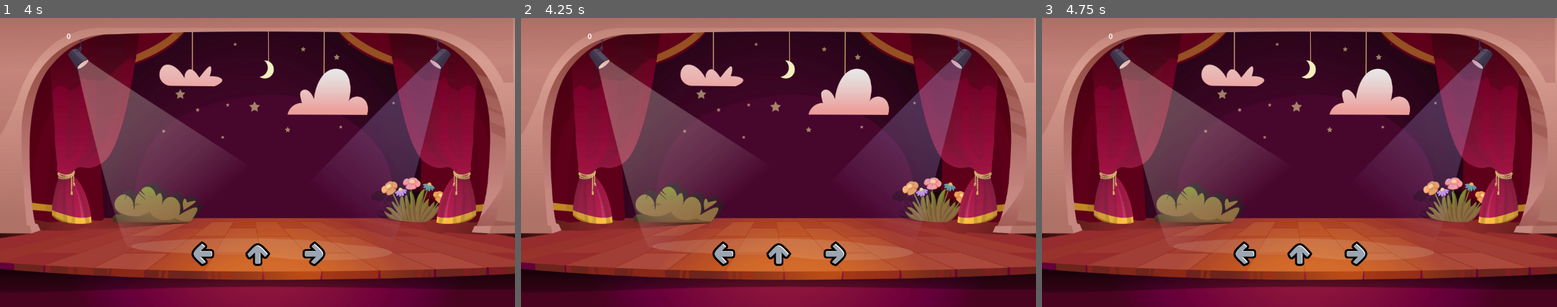
Above: before the commit, frames 1-3 (left to right).
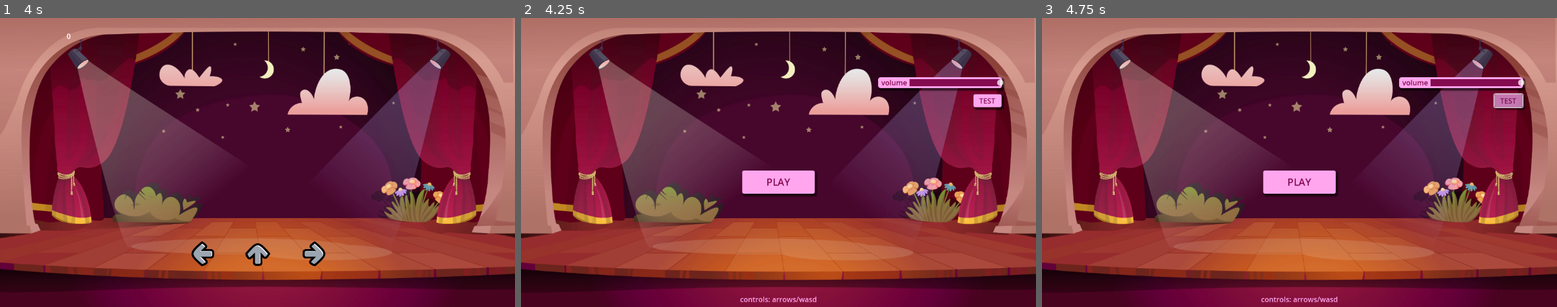
Above: after the commit, the same moments.

Repository: BettiFei/InfoPraktikum25-V2
Game: Godot game, scene res://scenes/game.tscn
Same seed, same stepped clock (60 frames per second), same inputs: the game is played once before the commit and once after it. Before the commit the project has no main scene; this scene is started directly in both runs. Sound files missing from this copy of the repository are replaced by a short silence.
Inputs (mouse positions are in pixels of both pictures, inside the frame that each line leads up to):
- Up to frame 1 (4 s): tap Enter at 0.5, 2, 3.5 s; tap Space at 1.25, 2.75 s
- Up to frame 2 (4.25 s): tap Escape (escape) at 4.15 s
- Up to frame 3 (4.75 s): click (1510, 101) at 4.25 s, where only the run after the commit has a clickable "TEST"

Frame 1 is identical in both runs. In frame 2, 4.1% of the frame differs, in the area x 1-100%, y 4-99%; in frame 3, 4.1%.

Commit message:
Playable Game - Basic Setup

Diff:
--- a/rhythmgame-v2/project.godot
+++ b/rhythmgame-v2/project.godot
@@ -11,6 +11,7 @@
 [application]
 
 config/name="RhythmGame-V2"
+run/main_scene="uid://drhde16aclh5i"
 config/features=PackedStringArray("4.4", "Forward Plus")
 config/icon="res://icon.svg"
 
--- /dev/null
+++ b/rhythmgame-v2/scenes/end.tscn
@@ -0,0 +1,218 @@
+[gd_scene load_steps=7 format=3 uid="uid://inlncditxf6n"]
+
+[ext_resource type="Script" uid="uid://ywoi03kofl70" path="res://scripts/end.gd" id="1_3d26k"]
+[ext_resource type="Texture2D" uid="uid://c46n0lt7gau6j" path="res://assets/background_stage.png" id="1_mwn6m"]
+
+[sub_resource type="StyleBoxFlat" id="StyleBoxFlat_3d26k"]
+bg_color = Color(0.521569, 0.0431373, 0.313726, 1)
+corner_radius_top_left = 6
+corner_radius_top_right = 6
+corner_radius_bottom_right = 6
+corner_radius_bottom_left = 6
+shadow_size = 4
+shadow_offset = Vector2(3.045, 3.78)
+
+[sub_resource type="StyleBoxFlat" id="StyleBoxFlat_p7m4f"]
+bg_color = Color(1, 0.65098, 0.937255, 0.717647)
+corner_radius_top_left = 4
+corner_radius_top_right = 4
+corner_radius_bottom_right = 4
+corner_radius_bottom_left = 4
+shadow_size = 4
+shadow_offset = Vector2(3.045, 3.78)
+
+[sub_resource type="StyleBoxFlat" id="StyleBoxFlat_bvfni"]
+bg_color = Color(0.410398, 0.0246016, 0.243917, 1)
+corner_radius_top_left = 4
+corner_radius_top_right = 4
+corner_radius_bottom_right = 4
+corner_radius_bottom_left = 4
+shadow_size = 4
+shadow_offset = Vector2(3.045, 3.78)
+
+[sub_resource type="StyleBoxFlat" id="StyleBoxFlat_s4tl2"]
+bg_color = Color(1, 0.65098, 0.937255, 1)
+corner_radius_top_left = 4
+corner_radius_top_right = 4
+corner_radius_bottom_right = 4
+corner_radius_bottom_left = 4
+shadow_size = 4
+shadow_offset = Vector2(3.045, 3.78)
+
+[node name="End" type="Node2D"]
+script = ExtResource("1_3d26k")
+
+[node name="Background" type="Sprite2D" parent="."]
+scale = Vector2(0.747, 0.747)
+texture = ExtResource("1_mwn6m")
+centered = false
+
+[node name="Control" type="Control" parent="."]
+layout_mode = 3
+anchors_preset = 8
+anchor_left = 0.5
+anchor_top = 0.5
+anchor_right = 0.5
+anchor_bottom = 0.5
+offset_top = -44.0
+offset_bottom = -44.0
+grow_horizontal = 2
+grow_vertical = 2
+pivot_offset = Vector2(458, 269)
+
+[node name="PanelContainer" type="PanelContainer" parent="Control"]
+offset_left = 458.0
+offset_top = 269.0
+offset_right = 718.0
+offset_bottom = 519.0
+theme_override_styles/panel = SubResource("StyleBoxFlat_3d26k")
+
+[node name="ScoreLabel" type="Label" parent="Control"]
+offset_left = 491.0
+offset_top = 290.0
+offset_right = 576.0
+offset_bottom = 313.0
+theme_override_colors/font_color = Color(1, 0.65098, 0.937255, 1)
+text = "final score:"
+
+[node name="ScoreNumber" type="Label" parent="Control"]
+offset_left = 604.0
+offset_top = 290.0
+offset_right = 685.0
+offset_bottom = 313.0
+theme_override_colors/font_color = Color(1, 0.65098, 0.937255, 1)
+text = "250000"
+horizontal_alignment = 2
+
+[node name="GradeLabel" type="Label" parent="Control"]
+offset_left = 491.0
+offset_top = 320.0
+offset_right = 576.0
+offset_bottom = 343.0
+theme_override_colors/font_color = Color(1, 0.65098, 0.937255, 1)
+text = "grade:"
+
+[node name="GradeNumber" type="Label" parent="Control"]
+offset_left = 604.0
+offset_top = 320.0
+offset_right = 685.0
+offset_bottom = 343.0
+theme_override_colors/font_color = Color(1, 0.65098, 0.937255, 1)
+text = "A+"
+horizontal_alignment = 2
+
+[node name="ComboLabel" type="Label" parent="Control"]
+offset_left = 491.0
+offset_top = 350.0
+offset_right = 586.0
+offset_bottom = 373.0
+theme_override_colors/font_color = Color(1, 0.65098, 0.937255, 1)
+text = "max combo:"
+
+[node name="ComboNumber" type="Label" parent="Control"]
+offset_left = 604.0
+offset_top = 350.0
+offset_right = 685.0
+offset_bottom = 373.0
+theme_override_colors/font_color = Color(1, 0.65098, 0.937255, 1)
+text = "500"
+horizontal_alignment = 2
+
+[node name="PerfectLabel" type="Label" parent="Control"]
+offset_left = 491.0
+offset_top = 380.0
+offset_right = 586.0
+offset_bottom = 403.0
+theme_override_colors/font_color = Color(1, 0.65098, 0.937255, 1)
+text = "perfect hits:"
+
+[node name="PerfectNumber" type="Label" parent="Control"]
+offset_left = 604.0
+offset_top = 380.0
+offset_right = 685.0
+offset_bottom = 403.0
+theme_override_colors/font_color = Color(1, 0.65098, 0.937255, 1)
+text = "100"
+horizontal_alignment = 2
+
+[node name="GoodLabel" type="Label" parent="Control"]
+offset_left = 491.0
+offset_top = 410.0
+offset_right = 586.0
+offset_bottom = 433.0
+theme_override_colors/font_color = Color(1, 0.65098, 0.937255, 1)
+text = "good hits:"
+
+[node name="GoodNumber" type="Label" parent="Control"]
+offset_left = 604.0
+offset_top = 410.0
+offset_right = 685.0
+offset_bottom = 433.0
+theme_override_colors/font_color = Color(1, 0.65098, 0.937255, 1)
+text = "100"
+horizontal_alignment = 2
+
+[node name="OkayLabel" type="Label" parent="Control"]
+offset_left = 491.0
+offset_top = 440.0
+offset_right = 586.0
+offset_bottom = 463.0
+theme_override_colors/font_color = Color(1, 0.65098, 0.937255, 1)
+text = "okay hits:"
+
+[node name="OkayNumber" type="Label" parent="Control"]
+offset_left = 604.0
+offset_top = 440.0
+offset_right = 685.0
+offset_bottom = 463.0
+theme_override_colors/font_color = Color(1, 0.65098, 0.937255, 1)
+text = "100"
+horizontal_alignment = 2
+
+[node name="MissedLabel" type="Label" parent="Control"]
+offset_left = 491.0
+offset_top = 470.0
+offset_right = 586.0
+offset_bottom = 493.0
+theme_override_colors/font_color = Color(1, 0.65098, 0.937255, 1)
+text = "missed hits:"
+
+[node name="MissedNumber" type="Label" parent="Control"]
+offset_left = 604.0
+offset_top = 470.0
+offset_right = 685.0
+offset_bottom = 493.0
+theme_override_colors/font_color = Color(1, 0.65098, 0.937255, 1)
+text = "100"
+horizontal_alignment = 2
+
+[node name="ReplayButton" type="Button" parent="Control"]
+offset_left = 390.0
+offset_top = 532.0
+offset_right = 582.0
+offset_bottom = 584.0
+theme_override_colors/font_hover_color = Color(0.483181, 0.0360975, 0.289112, 1)
+theme_override_colors/font_color = Color(0.521569, 0.0431373, 0.313726, 1)
+theme_override_colors/font_pressed_color = Color(1, 0.65098, 0.937255, 1)
+theme_override_font_sizes/font_size = 22
+theme_override_styles/hover = SubResource("StyleBoxFlat_p7m4f")
+theme_override_styles/pressed = SubResource("StyleBoxFlat_bvfni")
+theme_override_styles/normal = SubResource("StyleBoxFlat_s4tl2")
+text = "PLAY AGAIN"
+
+[node name="MenuButton" type="Button" parent="Control"]
+offset_left = 594.0
+offset_top = 532.0
+offset_right = 786.0
+offset_bottom = 584.0
+theme_override_colors/font_hover_color = Color(0.483181, 0.0360975, 0.289112, 1)
+theme_override_colors/font_color = Color(0.521569, 0.0431373, 0.313726, 1)
+theme_override_colors/font_pressed_color = Color(1, 0.65098, 0.937255, 1)
+theme_override_font_sizes/font_size = 22
+theme_override_styles/hover = SubResource("StyleBoxFlat_p7m4f")
+theme_override_styles/pressed = SubResource("StyleBoxFlat_bvfni")
+theme_override_styles/normal = SubResource("StyleBoxFlat_s4tl2")
+text = "BACK TO MENU"
+
+[connection signal="pressed" from="Control/ReplayButton" to="." method="_on_replay_button_pressed"]
+[connection signal="pressed" from="Control/MenuButton" to="." method="_on_menu_button_pressed"]
--- a/rhythmgame-v2/scenes/game.tscn
+++ b/rhythmgame-v2/scenes/game.tscn
@@ -1,9 +1,10 @@
-[gd_scene load_steps=5 format=3 uid="uid://drhde16aclh5i"]
+[gd_scene load_steps=6 format=3 uid="uid://drhde16aclh5i"]
 
 [ext_resource type="Script" uid="uid://c3yq25r8wdt01" path="res://scripts/game.gd" id="1_uwrxv"]
 [ext_resource type="Texture2D" uid="uid://c46n0lt7gau6j" path="res://assets/background_stage.png" id="2_lnu2h"]
 [ext_resource type="PackedScene" uid="uid://cmuxqvfrst56w" path="res://scenes/arrow_button.tscn" id="3_lbhrr"]
 [ext_resource type="PackedScene" uid="uid://l6ycg8kk62y" path="res://scenes/conductor.tscn" id="4_lbhrr"]
+[ext_resource type="AudioStream" uid="uid://06ecpgf5utk6" path="res://assets/Duke Dumont - Ocean Drive.wav" id="5_iywne"]
 
 [node name="Game" type="Node2D"]
 script = ExtResource("1_uwrxv")
@@ -45,3 +46,5 @@
 vertical_alignment = 1
 
 [node name="Conductor" parent="." instance=ExtResource("4_lbhrr")]
+stream = ExtResource("5_iywne")
+bpm = 115
--- /dev/null
+++ b/rhythmgame-v2/scenes/menu.tscn
@@ -0,0 +1,139 @@
+[gd_scene load_steps=11 format=3 uid="uid://btc6ui3gqch7d"]
+
+[ext_resource type="Script" uid="uid://c36rpep8la4fv" path="res://scripts/menu.gd" id="1_vjb58"]
+[ext_resource type="Texture2D" uid="uid://c46n0lt7gau6j" path="res://assets/background_stage.png" id="1_yqeox"]
+[ext_resource type="AudioStream" uid="uid://oioydkwnik04" path="res://assets/Duck Quack.mp3" id="3_con2f"]
+
+[sub_resource type="StyleBoxFlat" id="StyleBoxFlat_4ytvr"]
+bg_color = Color(1, 0.65098, 0.937255, 0.717647)
+corner_radius_top_left = 4
+corner_radius_top_right = 4
+corner_radius_bottom_right = 4
+corner_radius_bottom_left = 4
+shadow_size = 4
+shadow_offset = Vector2(3.045, 3.78)
+
+[sub_resource type="StyleBoxFlat" id="StyleBoxFlat_v86rl"]
+bg_color = Color(0.410398, 0.0246016, 0.243917, 1)
+corner_radius_top_left = 4
+corner_radius_top_right = 4
+corner_radius_bottom_right = 4
+corner_radius_bottom_left = 4
+shadow_size = 4
+shadow_offset = Vector2(3.045, 3.78)
+
+[sub_resource type="StyleBoxFlat" id="StyleBoxFlat_g3eks"]
+bg_color = Color(1, 0.65098, 0.937255, 1)
+corner_radius_top_left = 4
+corner_radius_top_right = 4
+corner_radius_bottom_right = 4
+corner_radius_bottom_left = 4
+shadow_size = 4
+shadow_offset = Vector2(3.045, 3.78)
+
+[sub_resource type="StyleBoxFlat" id="StyleBoxFlat_vjb58"]
+bg_color = Color(1, 0.65098, 0.937255, 0.458824)
+border_width_left = 70
+border_width_top = 4
+border_width_right = 4
+border_width_bottom = 4
+border_color = Color(1, 0.651594, 0.935724, 1)
+corner_radius_top_left = 4
+corner_radius_top_right = 4
+corner_radius_bottom_right = 4
+corner_radius_bottom_left = 4
+expand_margin_left = 70.0
+expand_margin_top = 8.0
+expand_margin_right = 4.0
+expand_margin_bottom = 8.0
+shadow_size = 4
+shadow_offset = Vector2(3.045, 3.78)
+
+[sub_resource type="StyleBoxFlat" id="StyleBoxFlat_con2f"]
+bg_color = Color(0.521569, 0.0431373, 0.313726, 1)
+corner_radius_top_right = 4
+corner_radius_bottom_right = 4
+expand_margin_top = 4.0
+expand_margin_bottom = 4.0
+
+[sub_resource type="StyleBoxFlat" id="StyleBoxFlat_mhnvy"]
+bg_color = Color(0.521569, 0.0431373, 0.313726, 1)
+corner_radius_top_right = 4
+corner_radius_bottom_left = 4
+expand_margin_top = 4.0
+expand_margin_bottom = 4.0
+
+[sub_resource type="LabelSettings" id="LabelSettings_4ytvr"]
+font_color = Color(0.521569, 0.0431373, 0.313726, 1)
+
+[node name="Menu" type="Node2D"]
+script = ExtResource("1_vjb58")
+
+[node name="Background" type="Sprite2D" parent="."]
+scale = Vector2(0.747, 0.747)
+texture = ExtResource("1_yqeox")
+centered = false
+
+[node name="StartButton" type="Button" parent="."]
+offset_left = 495.0
+offset_top = 342.0
+offset_right = 657.0
+offset_bottom = 394.0
+theme_override_colors/font_hover_color = Color(0.483181, 0.0360975, 0.289112, 1)
+theme_override_colors/font_color = Color(0.521569, 0.0431373, 0.313726, 1)
+theme_override_colors/font_pressed_color = Color(1, 0.65098, 0.937255, 1)
+theme_override_font_sizes/font_size = 22
+theme_override_styles/hover = SubResource("StyleBoxFlat_4ytvr")
+theme_override_styles/pressed = SubResource("StyleBoxFlat_v86rl")
+theme_override_styles/normal = SubResource("StyleBoxFlat_g3eks")
+text = "PLAY"
+
+[node name="VolumeSlider" type="HSlider" parent="."]
+offset_left = 869.0
+offset_top = 114.0
+offset_right = 1072.0
+offset_bottom = 176.0
+theme_override_constants/center_grabber = 1
+theme_override_styles/slider = SubResource("StyleBoxFlat_vjb58")
+theme_override_styles/grabber_area = SubResource("StyleBoxFlat_con2f")
+theme_override_styles/grabber_area_highlight = SubResource("StyleBoxFlat_mhnvy")
+max_value = 1.0
+step = 0.05
+value = 1.0
+
+[node name="VolumeLabel" type="Label" parent="VolumeSlider"]
+layout_mode = 0
+offset_left = -63.0
+offset_top = 19.0
+offset_right = -5.0
+offset_bottom = 42.0
+text = "volume"
+label_settings = SubResource("LabelSettings_4ytvr")
+
+[node name="TestButton" type="Button" parent="."]
+offset_left = 1012.0
+offset_top = 171.0
+offset_right = 1075.0
+offset_bottom = 200.0
+theme_override_colors/font_hover_color = Color(0.483181, 0.0360975, 0.289112, 1)
+theme_override_colors/font_color = Color(0.521569, 0.0431373, 0.313726, 1)
+theme_override_colors/font_pressed_color = Color(1, 0.65098, 0.937255, 1)
+theme_override_styles/hover = SubResource("StyleBoxFlat_4ytvr")
+theme_override_styles/pressed = SubResource("StyleBoxFlat_v86rl")
+theme_override_styles/normal = SubResource("StyleBoxFlat_g3eks")
+text = "TEST"
+
+[node name="AudioStreamPlayer" type="AudioStreamPlayer" parent="TestButton"]
+stream = ExtResource("3_con2f")
+
+[node name="ControlsLabel" type="Label" parent="."]
+offset_left = 490.0
+offset_top = 619.0
+offset_right = 662.0
+offset_bottom = 642.0
+theme_override_colors/font_color = Color(1, 0.65098, 0.937255, 1)
+text = "controls: arrows/wasd"
+
+[connection signal="button_down" from="StartButton" to="." method="_on_start_button_down"]
+[connection signal="value_changed" from="VolumeSlider" to="." method="_on_volume_slider_value_changed"]
+[connection signal="pressed" from="TestButton" to="." method="_on_test_button_pressed"]
--- /dev/null
+++ b/rhythmgame-v2/scenes/note.tscn
@@ -0,0 +1,100 @@
+[gd_scene load_steps=11 format=3 uid="uid://butm628jpltqp"]
+
+[ext_resource type="Script" uid="uid://yst11wmahv7f" path="res://scripts/note.gd" id="1_1bnk6"]
+[ext_resource type="Texture2D" uid="uid://dxwqjmnudt141" path="res://assets/fnf_arrows_spritesheet.png" id="1_t3yvt"]
+
+[sub_resource type="AtlasTexture" id="AtlasTexture_1bnk6"]
+atlas = ExtResource("1_t3yvt")
+region = Rect2(0, 0, 134, 139)
+
+[sub_resource type="AtlasTexture" id="AtlasTexture_43c4j"]
+atlas = ExtResource("1_t3yvt")
+region = Rect2(268, 0, 134, 139)
+
+[sub_resource type="AtlasTexture" id="AtlasTexture_njo4t"]
+atlas = ExtResource("1_t3yvt")
+region = Rect2(402, 0, 134, 139)
+
+[sub_resource type="SpriteFrames" id="SpriteFrames_8ibmt"]
+animations = [{
+"frames": [{
+"duration": 1.0,
+"texture": SubResource("AtlasTexture_1bnk6")
+}, {
+"duration": 1.0,
+"texture": SubResource("AtlasTexture_43c4j")
+}, {
+"duration": 1.0,
+"texture": SubResource("AtlasTexture_njo4t")
+}],
+"loop": true,
+"name": &"default",
+"speed": 5.0
+}]
+
+[sub_resource type="RectangleShape2D" id="RectangleShape2D_ixjtm"]
+size = Vector2(42, 38)
+
+[sub_resource type="Curve" id="Curve_43c4j"]
+_data = [Vector2(0, 1), 0.0, 0.0, 0, 0, Vector2(1, 0), 0.0, 0.0, 0, 0]
+point_count = 2
+
+[sub_resource type="CurveTexture" id="CurveTexture_njo4t"]
+curve = SubResource("Curve_43c4j")
+
+[sub_resource type="ParticleProcessMaterial" id="ParticleProcessMaterial_8ibmt"]
+particle_flag_disable_z = true
+emission_shape = 1
+emission_sphere_radius = 5.63
+angle_min = 1.07288e-05
+angle_max = 41.4
+spread = 180.0
+initial_velocity_max = 597.7
+gravity = Vector3(0, 0, 0)
+scale_max = 5.0
+scale_curve = SubResource("CurveTexture_njo4t")
+color = Color(0.611765, 0.65098, 0.698039, 1)
+
+[node name="Note" type="Area2D" groups=["note"]]
+script = ExtResource("1_1bnk6")
+
+[node name="AnimatedSprite2D" type="AnimatedSprite2D" parent="."]
+scale = Vector2(0.5, 0.5)
+sprite_frames = SubResource("SpriteFrames_8ibmt")
+
+[node name="CollisionShape2D" type="CollisionShape2D" parent="."]
+shape = SubResource("RectangleShape2D_ixjtm")
+
+[node name="GPUParticles2D" type="GPUParticles2D" parent="."]
+scale = Vector2(0.5, 0.5)
+emitting = false
+amount = 18
+amount_ratio = 0.7
+lifetime = 0.4
+one_shot = true
+explosiveness = 1.0
+randomness = 0.74
+process_material = SubResource("ParticleProcessMaterial_8ibmt")
+
+[node name="Timer" type="Timer" parent="."]
+wait_time = 0.3
+one_shot = true
+
+[node name="Node2D" type="Node2D" parent="."]
+
+[node name="Label" type="Label" parent="Node2D"]
+anchors_preset = 8
+anchor_left = 0.5
+anchor_top = 0.5
+anchor_right = 0.5
+anchor_bottom = 0.5
+offset_left = -42.0
+offset_top = -14.0
+offset_right = 42.0
+offset_bottom = 14.0
+grow_horizontal = 2
+grow_vertical = 2
+horizontal_alignment = 1
+vertical_alignment = 1
+
+[connection signal="timeout" from="Timer" to="." method="_on_timer_timeout"]
--- a/rhythmgame-v2/scripts/arrow_button.gd
+++ b/rhythmgame-v2/scripts/arrow_button.gd
@@ -15,15 +15,19 @@
 				if perfect:
 					get_parent().increment_score(3)
 					current_note.destroy(3)
+					#print("input detected, perfect")
 				elif good:
 					get_parent().increment_score(2)
 					current_note.destroy(2)
+					#print("input detected, good")
 				elif okay:
 					get_parent().increment_score(1)
 					current_note.destroy(1)
+					#print("input detected, okay")
 				_reset()
 			else:
 				get_parent().increment_score(0)
+				#print("no input detected, miss")
 
 		# changing animation frame to light up:
 		if event.is_action_pressed(input):
@@ -38,30 +42,38 @@
 func _on_perfect_area_entered(area: Area2D) -> void:
 	if area.is_in_group("note"):
 		perfect = true
+		#print("note entered perfect area -> perfect = " + str(perfect))
 
 func _on_perfect_area_exited(area: Area2D) -> void:
 	if area.is_in_group("note"):
 		perfect = false
+		#print("note exited perfect area -> perfect = " + str(perfect))
 
 
 # good area:
 func _on_good_area_entered(area: Area2D) -> void:
 	if area.is_in_group("note"):
 		good = true
+		#print("note entered good area -> good = " + str(good))
 
 func _on_good_area_exited(area: Area2D) -> void:
 	if area.is_in_group("note"):
 		good = false
+		#print("note exited good area -> good = " + str(good))
 
 
 # okay area:
 func _on_okay_area_entered(area: Area2D) -> void:
 	if area.is_in_group("note"):
 		okay = true
+		current_note = area
+		#print("note entered okay area -> okay = " + str(okay))
 
 func _on_okay_area_exited(area: Area2D) -> void:
 	if area.is_in_group("note"):
 		okay = false
+		current_note = null
+		#print("note exited okay area -> okay = " + str(okay))
 
 
 # -- RESET --
--- /dev/null
+++ b/rhythmgame-v2/scripts/end.gd
@@ -0,0 +1,21 @@
+extends Node2D
+
+
+func _ready() -> void:
+	$Control/ScoreNumber.text = str(Globals.score)
+	$Control/GradeNumber.text = Globals.grade
+	$Control/ComboNumber.text = str(Globals.combo)
+	$Control/PerfectNumber.text = str(Globals.perfect)
+	$Control/GoodNumber.text = str(Globals.good)
+	$Control/OkayNumber.text = str(Globals.okay)
+	$Control/MissedNumber.text = str(Globals.missed)
+
+
+func _on_replay_button_pressed() -> void:
+	if get_tree().change_scene_to_file("res://scenes/game.tscn") != OK:
+		print("error restarting the game")
+
+
+func _on_menu_button_pressed() -> void:
+	if get_tree().change_scene_to_file("res://scenes/menu.tscn") != OK:
+		print("error exiting to menu")
--- a/rhythmgame-v2/scripts/game.gd
+++ b/rhythmgame-v2/scripts/game.gd
@@ -1,5 +1,6 @@
 extends Node2D
 
+# variables for tracking score & combo:
 var score = 0
 var combo = 0
 
@@ -9,9 +10,97 @@
 var okay = 0
 var missed = 0
 
-#func _ready() -> void:
+# BPM Variable wieso? gibt es schon im Conductor als Export?
+var bpm = 115
+
+# variables for tracking song position:
+var song_position = 0.0
+var song_position_in_beats = 0
+var last_spawned_beat = 0
+var sec_per_beat = 60.0 / bpm
+
+# how many notes are spawned on which beat per measure:
+var spawn_1_beat = 0
+var spawn_2_beat = 0
+var spawn_3_beat = 1
+var spawn_4_beat = 0
+
+# variables for spawning notes:
+var lane = 0
+var rand = 0
+var note = load("res://scenes/note.tscn")
+var instance
+
+func _ready() -> void:
 	#print("height: ", get_viewport_rect().end.x)
 	#print("width: ", get_viewport_rect().end.y)
+	randomize()
+	#$Conductor.play_with_beat_offset(8)
+	$Conductor.play_from_beat(350, 8)
+	Globals.beat.connect(_on_Conductor_beat)
+	Globals.measure.connect(_on_Conductor_measure)
+
+
+func _input(event):
+	if event.is_action("escape"):
+		if get_tree().change_scene_to_file("res://scenes/menu.tscn") != OK:
+			print("error changing scene to menu")
+
+
+func _on_Conductor_measure(position):
+	if position == 1:
+		_spawn_notes(spawn_1_beat)
+	elif position == 2:
+		_spawn_notes(spawn_2_beat)
+	elif position == 3:
+		_spawn_notes(spawn_3_beat)
+	elif position == 4:
+		_spawn_notes(spawn_4_beat)
+
+
+func _on_Conductor_beat(position):
+	song_position_in_beats = position
+
+	# changing note spawn behaviour according to beat:
+	if song_position_in_beats > 36:
+		spawn_1_beat = 1
+		spawn_2_beat = 1
+		spawn_3_beat = 1
+		spawn_4_beat = 1
+
+	# song over, don't spawn any new notes:
+	if song_position_in_beats > 364:
+		spawn_1_beat = 0
+		spawn_2_beat = 0
+		spawn_3_beat = 0
+		spawn_4_beat = 0
+
+	# saving scores for end of game overview:
+	if song_position_in_beats > 371:
+		Globals.set_score(score)
+		Globals.combo = max_combo
+		Globals.perfect = perfect
+		Globals.good = good
+		Globals.okay = okay
+		Globals.missed = missed
+		if get_tree().change_scene_to_file("res://scenes/end.tscn") != OK:
+			print("error changing scene to end")
+
+
+func _spawn_notes(to_spawn):
+	if to_spawn > 0:
+		lane = randi() % 3
+		instance = note.instantiate()
+		instance.initialize(lane)
+		add_child(instance)
+	if to_spawn > 1:
+		while rand == lane:
+			rand = randi() % 3
+		lane = rand
+		instance = note.instantiate()
+		instance.initialize(lane)
+		add_child(instance)
+
 
 func increment_score(by):
 	# by wird von ArrowButton übergeben, je nachdem welche Area (perfect/good/okay) getroffen wurde
@@ -37,3 +126,7 @@
 			max_combo = combo
 	else:
 		$ComboLabel.text = ""
+
+func reset_combo():
+	combo = 0
+	$ComboLabel.text = ""
--- a/rhythmgame-v2/scripts/globals.gd
+++ b/rhythmgame-v2/scripts/globals.gd
@@ -3,3 +3,41 @@
 # communicating the beat and song position:
 signal beat(position)
 signal measure(position)
+
+# saving highscores & statistics:
+var score = 0
+var combo = 0
+var perfect = 0
+var good = 0
+var okay = 0
+var missed = 0
+var grade = "NA"
+
+func set_score(new):
+	score = new
+	if score > 250000:
+		grade = "A+"
+	elif score > 200000:
+		grade = "A"
+	elif score > 150000:
+		grade = "A-"
+	elif score > 130000:
+		grade = "B+"
+	elif score > 115000:
+		grade = "B"
+	elif score > 100000:
+		grade = "B-"
+	elif score > 85000:
+		grade = "C+"
+	elif score > 70000:
+		grade = "C"
+	elif score > 55000:
+		grade = "C-"
+	elif score > 40000:
+		grade = "D+"
+	elif score > 30000:
+		grade = "D"
+	elif score > 20000:
+		grade = "D-"
+	else:
+		grade = "F"
--- /dev/null
+++ b/rhythmgame-v2/scripts/menu.gd
@@ -0,0 +1,15 @@
+extends Node2D
+
+
+func _on_start_button_down() -> void:
+	AudioServer.set_bus_volume_db(AudioServer.get_bus_index("Master"), linear_to_db($VolumeSlider.value))
+	if get_tree().change_scene_to_file("res://scenes/game.tscn") != OK:
+		print("error changing scene to game")
+
+
+func _on_volume_slider_value_changed(value):
+	AudioServer.set_bus_volume_db(AudioServer.get_bus_index("Master"), linear_to_db(value))
+
+
+func _on_test_button_pressed() -> void:
+	$TestButton/AudioStreamPlayer.play()
--- /dev/null
+++ b/rhythmgame-v2/scripts/note.gd
@@ -0,0 +1,58 @@
+extends Area2D
+
+const TARGET_Y = 529
+const SPAWN_Y = -16
+const DIST_TO_TARGET = TARGET_Y - SPAWN_Y
+
+const LEFT_LANE_SPAWN = Vector2(449, SPAWN_Y)
+const CENTER_LANE_SPAWN = Vector2(576, SPAWN_Y)
+const RIGHT_LANE_SPAWN = Vector2(704, SPAWN_Y)
+
+var speed = 0
+var hit = false
+
+
+func _physics_process(delta: float) -> void:
+	if !hit:
+		position.y += speed * delta
+		if position.y > 704:
+			queue_free()
+			get_parent().reset_combo()
+	else:
+		$Node2D.position.y -= speed * delta
+
+
+func initialize(lane):
+	if lane == 0:
+		$AnimatedSprite2D.frame = 0
+		position = LEFT_LANE_SPAWN
+	elif lane == 1:
+		$AnimatedSprite2D.frame = 1
+		position = CENTER_LANE_SPAWN
+	elif lane == 2:
+		$AnimatedSprite2D.frame = 2
+		position = RIGHT_LANE_SPAWN
+	else:
+		printerr("Invalid lane set for note: " + str(lane))
+		return
+
+	speed = DIST_TO_TARGET / 2.0
+
+func destroy(score):
+	$GPUParticles2D.emitting = true
+	$AnimatedSprite2D.visible = false
+	$Timer.start()
+	hit = true
+	if score == 3:
+		$Node2D/Label.text = "PERFECT"
+		$Node2D/Label.modulate = Color("fdff25")
+	elif score == 2:
+		$Node2D/Label.text = "GOOD"
+		$Node2D/Label.modulate = Color("ff00ff")
+	elif score == 1:
+		$Node2D/Label.text = "OKAY"
+		$Node2D/Label.modulate = Color("4eff4d")
+
+
+func _on_timer_timeout() -> void:
+	queue_free()
Not shown, added: rhythmgame-v2/assets/Duck Quack.mp3.import
Not shown, added: rhythmgame-v2/assets/Duke Dumont - Ocean Drive.wav.import
Not shown, added: rhythmgame-v2/scripts/end.gd.uid
Not shown, added: rhythmgame-v2/scripts/menu.gd.uid
Not shown, added: rhythmgame-v2/scripts/note.gd.uid
Not shown, added: rhythmgame-v2/assets/Duck Quack.mp3
Not shown, added: rhythmgame-v2/assets/Duke Dumont - Ocean Drive.wav
